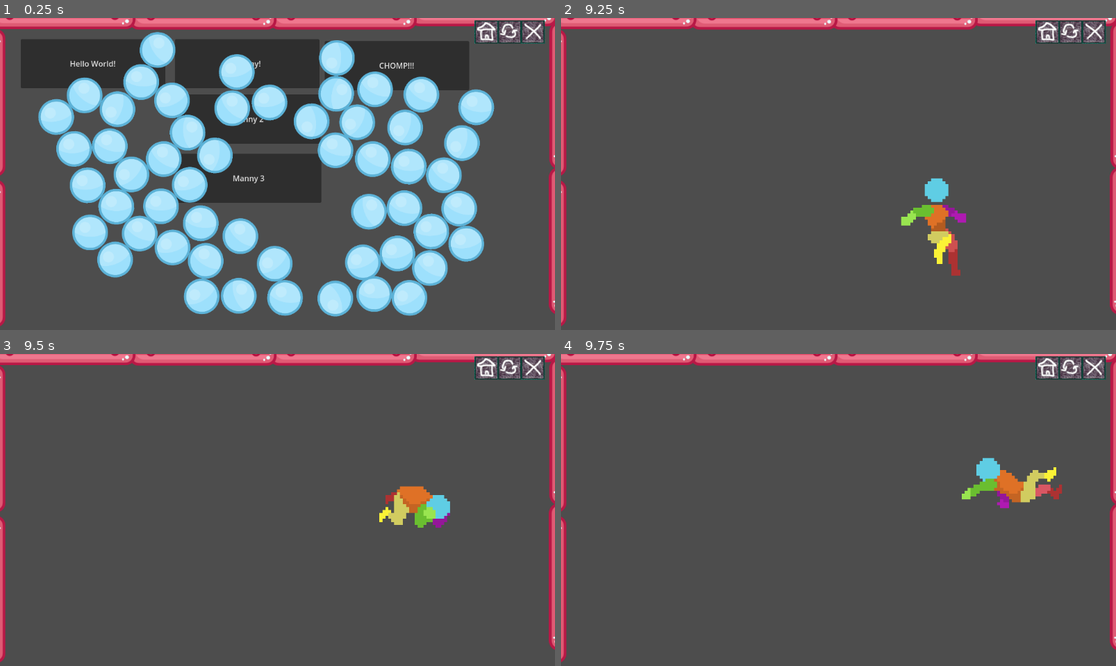
Above: before the commit, frames 1-4 (two rows, left to right).
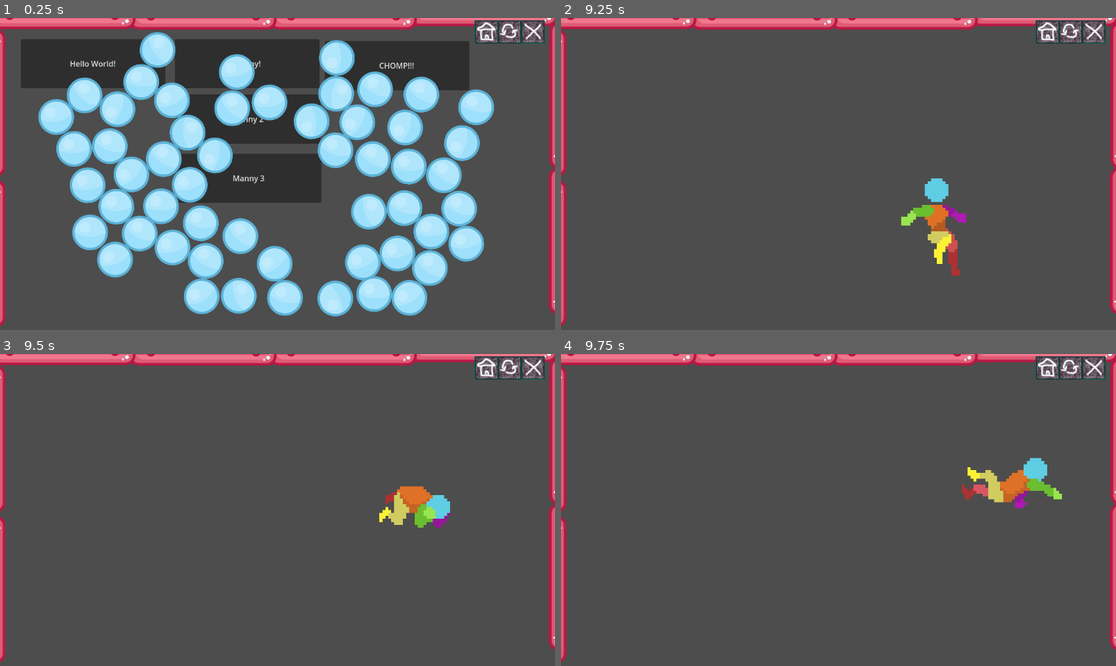
Above: after the commit, the same moments.

Repository: StevenPartridge/godot-learning
Game: Godot game, scene res://Main.tscn
Two runs of this game, one before a commit and one after it. Both use one fixed random seed, a clock stepped at 60 frames per second and the inputs below.
Inputs (mouse positions are in pixels of both pictures, inside the frame that each line leads up to):
- Up to frame 1 (0.25 s): no input
- Up to frame 2 (9.25 s): move the mouse to (960, 158) at 0.52 s; hold S (Crouch) 0.53-1.28 s; hold Right (MoveRight) 0.53-2.03 s; tap W (Jump) at 0.77, 1.07, 1.52, 1.55, 1.82, 2.1, 3.02, 3.32, 3.77, 3.8, 4.07, 4.52, 4.82, 6.02, 6.05, 6.32, 6.77, 7.07, 7.52, 7.82, 8.1, 9.02 s; tap E (Interact) at 0.8, 1.35, 3.05, 4.35, 7.35 s; move the mouse to (727, 189) at 1.27 s; move the mouse to (894, 105) at 2.02 s; hold A (MoveLeft) 2.03-2.78 s; hold S (Crouch) 2.03-2.78 s; move the mouse to (810, 236) at 2.77 s; hold Right (MoveRight) 2.78-4.28 s; tap S (Crouch) at 2.85, 4.55, 8.85 s; move the mouse to (1005, 220) at 3.52 s; tap Down (GroundPound) at 3.6 s; move the mouse to (672, 127) at 4.27 s; hold A (MoveLeft) 4.28-5.03 s; move the mouse to (866, 174) at 5.02 s; hold Right (MoveRight) 5.03-5.78 s; hold E (Interact) 5.03-5.78 s; click (866, 174) at 5.1 s; move the mouse to (755, 96) at 5.77 s; hold A (MoveLeft) 5.78-7.28 s; tap Shift (Sprint) at 5.85 s; move the mouse to (960, 158) at 6.52 s; hold S (Crouch) 6.53-7.28 s; move the mouse to (727, 189) at 7.27 s; hold Right (MoveRight) from 7.28 s (still down); move the mouse to (894, 105) at 8.02 s; move the mouse to (810, 236) at 8.77 s
- Up to frame 3 (9.5 s): keep holding Right (MoveRight); tap W (Jump) at 9.32 s
- Up to frame 4 (9.75 s): move the mouse to (1005, 556) at 9.52 s; release Right (MoveRight) at 9.53 s; hold A (MoveLeft) from 9.53 s (still down); hold E (Interact) from 9.53 s (still down); tap Down (GroundPound) at 9.6 s

Frames 1-3 are identical in both runs. In frame 4, 1.6% of the frame differs, in the area x 72-91%, y 33-50%.

Commit message:
Wall Land and Wall Slide!

Diff:
--- a/src/Manny3/Manny3.gd
+++ b/src/Manny3/Manny3.gd
@@ -6,6 +6,8 @@
 	JUMP,
 	JUMPROLL,
 	LAND,
+	WALLLAND,
+	WALLSLIDE,
 	CROUCH,
 	RUN,
 	PUNCHJAB,
@@ -45,7 +47,6 @@
 
 enum Direction { LEFT, RIGHT }
 var current_direction = Direction.RIGHT
-var current_direction_locked = false
 
 var current_state = State.JUMP
 var previous_state = State.IDLE
@@ -62,15 +63,11 @@
 	current_time += delta
 	handle_input()
 	play_animation_based_on_state()
-	update_action_hold_states()
 	update_velocity(delta)
 	move_and_slide()
 
-func update_action_hold_states():
-	if Input.is_action_just_pressed("Interact"):
-			current_direction_locked = true
-	if Input.is_action_just_released("Interact"):
-			current_direction_locked = false
+func current_direction_locked():
+	return Input.is_action_just_pressed("Interact") or Manny.animation == "WallSlide" or Manny.animation == "WallLand"
 
 func update_velocity(delta):
 	apply_gravity(delta)
@@ -101,18 +98,20 @@
 		velocity.x = lerp(velocity.x, 0.0, DECELERATION)
 
 func apply_gravity(delta):
-	if not is_on_floor():
+	if current_state == State.WALLLAND or current_state == State.WALLSLIDE:
+		velocity.y += gravity * (delta * .5)
+	elif not is_on_floor():
 		velocity.y += gravity * delta
 
 func get_input_direction() -> int:
 	var direction = 0
 	if Input.is_action_pressed("MoveLeft"):
-		if !current_direction_locked:
+		if !current_direction_locked():
 			current_direction = Direction.LEFT
 			Manny.flip_h = true
 		direction -= 1
 	if Input.is_action_pressed("MoveRight"):
-		if !current_direction_locked:
+		if !current_direction_locked():
 			current_direction = Direction.RIGHT
 			Manny.flip_h = false
 		direction += 1
@@ -128,15 +127,22 @@
 func is_press_right():
 	return Input.is_action_just_pressed("MoveRight") or Input.is_action_pressed("MoveRight") and is_on_floor()
 
+func is_land_on_wall():
+	return (Input.is_action_pressed("MoveLeft") or Input.is_action_pressed("MoveRight")) and ($RayCast2DLeft.is_colliding() or $RayCast2DRight.is_colliding()) and !is_on_floor()
+
 func is_sprinting():
 	return Input.is_action_pressed("Sprint")
 
 func is_current_state_locked():
-	return (current_state == State.LAND and get_input_direction() == 0 and !is_crouching()) or current_state == State.SWORDSTAB
+	return (current_state == State.LAND and get_input_direction() == 0 and !is_crouching()) \
+		or current_state == State.SWORDSTAB or \
+		(current_state == State.WALLLAND and !is_on_floor())
 
 func handle_input():
 	if is_on_floor():
 		current_jump_state = JumpState.FLOOR
+	if current_state == State.WALLSLIDE and is_on_floor():
+		update_state(State.IDLE)
 	if is_current_state_locked(): return
 	if Input.is_action_just_pressed("Jump") and current_jump_state == JumpState.FLOOR:
 		jump_time = current_time
@@ -162,6 +168,8 @@
 			update_state(State.RUN)
 		else:
 			update_state(State.WALK)
+	if is_land_on_wall():
+		update_state(State.WALLLAND)
 	if is_crouching():
 		update_state(State.CROUCH)
 	elif is_holding_push_pull():
@@ -220,6 +228,10 @@
 			play_animation("JumpRoll")
 		State.LAND:
 			play_animation("LandOnGround")
+		State.WALLLAND:
+			play_animation("WallLand")
+		State.WALLSLIDE:
+			play_animation("WallSlide")
 		State.CROUCH:
 			play_animation("CrouchIdle")
 		State.PUSH:
@@ -247,3 +259,7 @@
 		current_state = State.IDLE
 	if current_state == State.SWORDSTAB:
 		current_state = State.IDLE
+	if current_state == State.WALLLAND:
+		current_state = State.WALLSLIDE
+	if current_state == State.WALLSLIDE and is_on_floor():
+		current_state = State.IDLE
--- a/src/Manny3/Manny3.tscn
+++ b/src/Manny3/Manny3.tscn
@@ -1195,7 +1195,7 @@
 texture_filter = 1
 scale = Vector2(0.88, 0.88)
 sprite_frames = SubResource("SpriteFrames_xn0fi")
-animation = &"JumpRoll"
+animation = &"SmallJump"
 autoplay = "Idle"
 
 [node name="CollisionShape2D" type="CollisionShape2D" parent="."]
@@ -1203,4 +1203,10 @@
 scale = Vector2(1.23912, 0.965339)
 shape = SubResource("CapsuleShape2D_0wxrh")
 
+[node name="RayCast2DRight" type="RayCast2D" parent="."]
+target_position = Vector2(11, 0)
+
+[node name="RayCast2DLeft" type="RayCast2D" parent="."]
+target_position = Vector2(-11, 0)
+
 [connection signal="animation_finished" from="AnimatedSprite2D" to="." method="_set_state_idle"]
